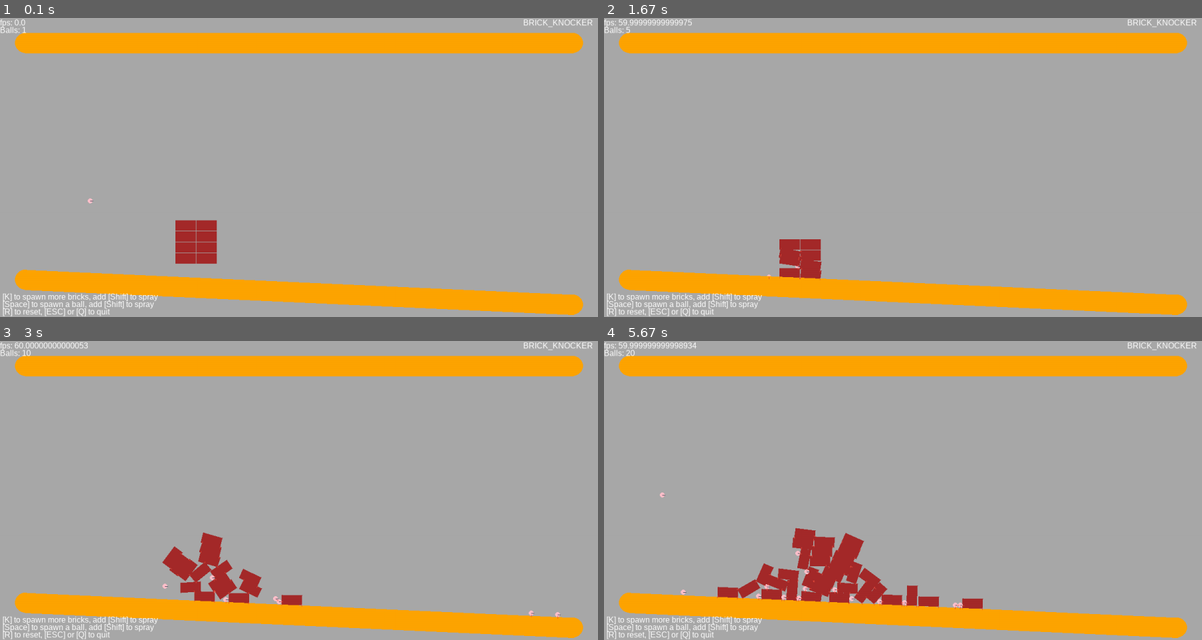
Above: before the commit, frames 1-4 (two rows, left to right).
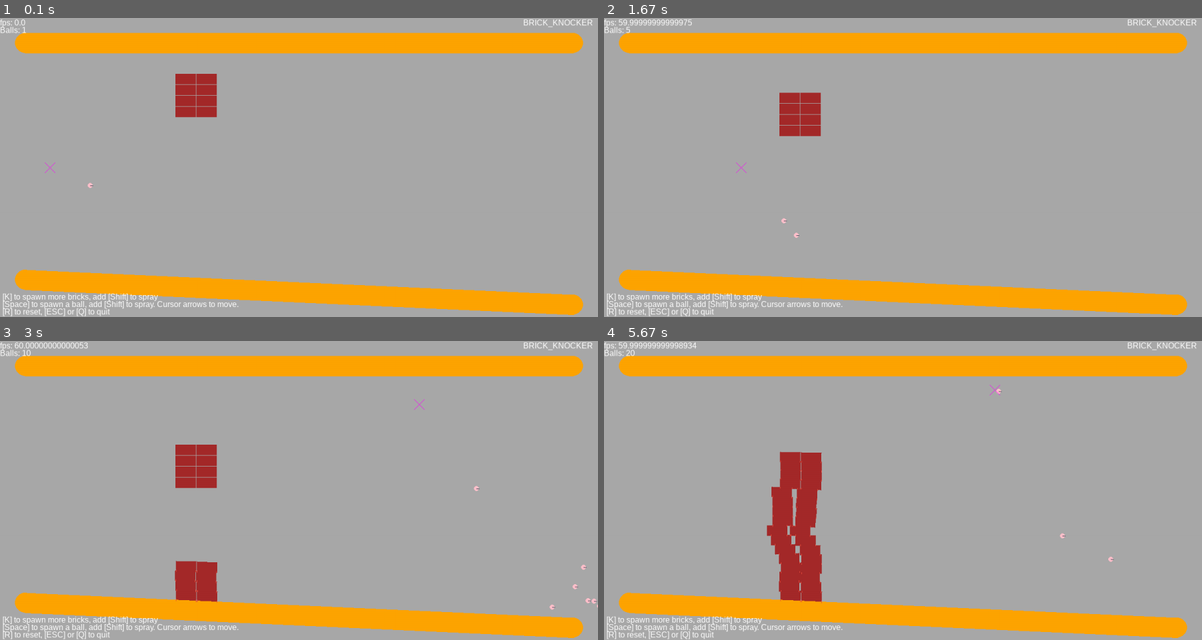
Above: after the commit, the same moments.

Repository: nrichards/pendulum2d
Game: pygame game, started from main.py
Two runs of this game, one before a commit and one after it. Both use one fixed random seed, a clock stepped at 60 frames per second and the inputs below.
Inputs:
- Up to frame 1 (0.1 s): no input
- Up to frame 2 (1.67 s): hold K 0.33-0.8 s; hold Right 0.33-0.8 s; hold D 0.83-1.3 s; hold Right 0.83-1.3 s; tap Space at 0.9, 1.2, 1.4 s; tap K at 0.98 s; hold R from 1.33 s (still down); hold Right from 1.33 s (still down)
- Up to frame 3 (3 s): tap Space at 1.7, 1.9, 2.2, 2.4, 2.73 s; release R at 1.8 s; release Right at 1.8 s; hold Right 1.83-2.3 s; hold Up 2.33-2.63 s; tap K at 2.48 s; hold Right from 2.67 s (still down)
- Up to frame 4 (5.67 s): tap Space at 3.03, 3.23, 3.53, 3.8, 4.13, 4.43, 4.57, 4.97, 5.27, 5.63 s; release Right at 3.13 s; hold Left 3.17-3.7 s; hold Down 3.73-4.03 s; tap K at 3.88, 5.05 s; hold Left 4.07-4.47 s; hold Up 4.5-4.87 s; hold Right 4.9-5.53 s; hold Down from 5.57 s (still down)

The runs differ from the first frame. In frame 1, 2.2% of the frame differs, in the area x 7-40%, y 18-97%; in frame 2, 2.0%; in frame 3, 2.9%; in frame 4, 5.6%, in the area x 9-86%, y 14-97%.

Commit message:
Add player & movement

Diff:
--- a/brick_knocker.py
+++ b/brick_knocker.py
@@ -2,6 +2,7 @@
 import sys
 import time
 from enum import Enum
+from enum import auto
 from typing import Union, Tuple
 
 import pygame
@@ -13,13 +14,20 @@
 Ideas
 - stochastic golf
   where you knock several hundred golf balls in order to see how many you need to reach the hole
+
+Improvements
+- modularize the entities and behaviors
+  entities: make it possible to spawn balls from arbitrary locations
+  behaviors: make it possible to attach player-movement to the balls, or the bricks
+- Camera system
+  HOWTO https://www.phind.com/search?cache=3dd266e2-5e53-4944-889f-4e84ba9141ff
 """
 
 PYGAME_COLOR_WHITE = pygame.Color("white")
 FONT_COLOR = PYGAME_COLOR_WHITE
 WIDTH, HEIGHT = 1200, 600
 DEFAULT_POSITION = 100, 300
-DEFAULT_DIRECTION = 1000, -600
+DEFAULT_DIRECTION = 1000, 600
 DIRECTION_TILT_RANGE_TUPLE = (-300, 300)
 DRAW_FPS = True
 COLLISION_TYPES = {
@@ -33,21 +41,49 @@
 CULL_POSITION = 10 * WIDTH  # NOTE: Removes any physics bodies positioned outside this coordinate (x or y)
 DEBUG_LOG = False
 DEBUG_CAPTURE_STATE = False
+MOVE_DAMPEN_FACTOR = 0.9
 
 
 class EventState(Enum):
-    Run = 1
-    Stop = 2
-    Restart = 3
-    SpawnBall = 4
-    SpawnBricks = 5
-    Debug = 10
+    MoveDown = auto()
+    MoveRight = auto()
+    MoveLeft = auto()
+    MoveUp = auto()
+    Run = auto()
+    Stop = auto()
+    Restart = auto()
+    SpawnBall = auto()
+    SpawnBricks = auto()
+    Debug = auto()
+
+
+DEFAULT_DRAWABLE_COLOR = pygame.color.THECOLORS.get("magenta")
+
+
+class Drawable:
+    def __init__(self, position=(0, 0)):
+        self.position = position
+
+    def draw(self, surface: pygame.Surface):
+        pygame.draw.line(surface, DEFAULT_DRAWABLE_COLOR,
+                         (self.position[0] - 10, self.position[1] - 10),
+                         (self.position[0] + 10, self.position[1] + 10))
+        pygame.draw.line(surface, DEFAULT_DRAWABLE_COLOR,
+                         (self.position[0] + 10, self.position[1] - 10),
+                         (self.position[0] - 10, self.position[1] + 10))
+
+
+class Player(Drawable):
+    def __init__(self, position=(0, 0)):
+        super().__init__(position)
 
 
 space = None
 state = []
+drawables = []
 sfx = {}
 ball_count = 0
+player = Player()
 
 
 class BlindSound:
@@ -102,7 +138,10 @@
     """
     remove_balls_bricks(space)
 
-    fire_ball(space)
+    player.position = DEFAULT_POSITION
+    drawables.append(player)
+
+    fire_ball(space, player.position)
 
     # Spawn bricks
 
@@ -151,17 +190,13 @@
     line_radius = 20
     wall_left = 50
     wall_right = WIDTH - 50
-    wall_bottom = 50
-    wall_top = HEIGHT - 50
+    wall_top = 50
+    wall_bottom = HEIGHT - 50
     static_lines = [
+        pymunk.Segment(space.static_body, (wall_left, wall_bottom - 25),
+                       (wall_right, wall_bottom + 25), line_radius),  # Bottom
         pymunk.Segment(space.static_body, (wall_left, wall_top),
-                       (wall_right, wall_top), line_radius),  # Top
-        # pymunk.Segment(space.static_body, (550, 550),
-        #               (550, 50), line_radius), # Right
-        # pymunk.Segment(space.static_body, (50, 550),
-        #               (50, 50), line_radius), # Left
-        pymunk.Segment(space.static_body, (wall_left, wall_bottom + 25),
-                       (wall_right, wall_bottom - 25), line_radius),  # Bottom
+                       (wall_right, wall_top), line_radius),  # Bottom
     ]
     for line in static_lines:
         line.color = pygame.Color("orange")
@@ -232,12 +267,14 @@
     return True
 
 
-def fire_ball(space):
+def fire_ball(space, position):
     tilt = random.randrange(*DIRECTION_TILT_RANGE_TUPLE)
     ball_direction = (DEFAULT_DIRECTION[0], DEFAULT_DIRECTION[1] + tilt)
+    if position is None:
+        position = DEFAULT_POSITION
     spawn_ball(
         space,
-        DEFAULT_POSITION,
+        position,
         ball_direction,
     )
 
@@ -249,8 +286,13 @@
 
     blit_text(font, screen, "BRICK_KNOCKER", (WIDTH - 150, 0))
     blit_text(font, screen, "[K] to spawn more bricks, add [Shift] to spray", (5, HEIGHT - 50))
-    blit_text(font, screen, "[Space] to spawn a ball, add [Shift] to spray", (5, HEIGHT - 35))
+    blit_text(font, screen, "[Space] to spawn a ball, add [Shift] to spray. Cursor arrows to move.", (5, HEIGHT - 35))
     blit_text(font, screen, "[R] to reset, [ESC] or [Q] to quit", (5, HEIGHT - 20))
+
+
+def draw_window(surface: pygame.Surface):
+    for d in drawables:
+        d.draw(surface)
 
 
 def blit_text(font, screen, text, position):
@@ -287,23 +329,31 @@
     for event in pygame.event.get():
         if event.type == pygame.QUIT:
             return [EventState.Stop]  # Terminal
-        elif event.type == pygame.KEYDOWN and (
-                event.key in [pygame.K_ESCAPE, pygame.K_q]
-        ):
-            return [EventState.Stop]  # Terminal
-        elif event.type == pygame.KEYDOWN and event.key == pygame.K_r:
-            return [EventState.Restart]  # Terminal
-        elif event.type == pygame.KEYDOWN and event.key == pygame.K_k:
-            result.append(EventState.SpawnBricks)
-        elif event.type == pygame.KEYDOWN and event.key == pygame.K_SPACE:
-            result.append(EventState.SpawnBall)
-        elif event.type == pygame.KEYDOWN and event.key == pygame.K_d:
-            result.append(EventState.Debug)
+        elif event.type == pygame.KEYDOWN:
+            if event.key in [pygame.K_ESCAPE, pygame.K_q]:
+                return [EventState.Stop]  # Terminal
+            elif event.key == pygame.K_r:
+                return [EventState.Restart]  # Terminal
+            elif event.key == pygame.K_k:
+                result.append(EventState.SpawnBricks)
+            elif event.key == pygame.K_SPACE:
+                result.append(EventState.SpawnBall)
+            elif event.key == pygame.K_d:
+                result.append(EventState.Debug)
 
     # Multi-events
+    keys = pygame.key.get_pressed()
+    if keys[pygame.K_LEFT]:
+        result.append(EventState.MoveLeft)
+    if keys[pygame.K_RIGHT]:
+        result.append(EventState.MoveRight)
+    if keys[pygame.K_UP]:
+        result.append(EventState.MoveUp)
+    if keys[pygame.K_DOWN]:
+        result.append(EventState.MoveDown)
+
     mods = pygame.key.get_mods()
     if mods & pygame.KMOD_SHIFT:
-        keys = pygame.key.get_pressed()
         if keys[pygame.K_SPACE]:
             result.append(EventState.SpawnBall)
         if keys[pygame.K_k]:
@@ -324,10 +374,10 @@
 
     # Physics stuff
     space = pymunk.Space()
-    space.gravity = (0, -900)
+    space.gravity = (0, 900)
     space.damping = 0.5
 
-    pymunk.pygame_util.positive_y_is_up = True
+    # pymunk.pygame_util.positive_y_is_up = True
     draw_options = pymunk.pygame_util.DrawOptions(screen)
 
     global state
@@ -335,6 +385,7 @@
     # Start game
     setup_level(space)
     last_time_culled = 0.0
+    move_dir = (0, 0)
 
     while running:
         # Cleanup any distant bodies
@@ -354,17 +405,29 @@
                 case EventState.Stop:
                     running = False
                 case EventState.SpawnBall:
-                    fire_ball(space)
+                    fire_ball(space, player.position)
                 case EventState.SpawnBricks:
                     spawn_bricks(space)
                 case EventState.Debug:
                     cleanup_bodies(space)
-
-        ### Clear screen
+                case EventState.MoveUp:
+                    move_dir = move_dir[0] + 0, move_dir[1] - 1
+                case EventState.MoveDown:
+                    move_dir = move_dir[0] + 0, move_dir[1] + 1
+                case EventState.MoveLeft:
+                    move_dir = move_dir[0] - 1, move_dir[1] + 0
+                case EventState.MoveRight:
+                    move_dir = move_dir[0] + 1, move_dir[1] + 0
+
+        # Move player
+        player.position = (player.position[0] + move_dir[0], player.position[1] + move_dir[1])
+
+        # Clear screen
         screen.fill(pygame.Color("darkgrey"))
 
-        ### Draw objects
+        # Draw objects
         space.debug_draw(draw_options)
+        draw_window(screen)
 
         if DEBUG_CAPTURE_STATE:
             state = []
@@ -372,12 +435,13 @@
                 s = "%s %s %s" % (x, x.body.position, x.body.velocity)
                 state.append(s)
 
-        ### Update physics
+        # Update physics
         fps = 60
         dt = 1.0 / fps
         space.step(dt)
-
-        ### Info and flip screen
+        move_dir = move_dir[0] * MOVE_DAMPEN_FACTOR, move_dir[1] * MOVE_DAMPEN_FACTOR
+
+        # Info and flip screen
         draw_hud(clock, font, screen)
 
         pygame.display.flip()
--- a/deformable.py
+++ /dev/null
@@ -1,157 +0,0 @@
-"""This is an example on how the autogeometry can be used for deformable
-terrain.
-"""
-__docformat__ = "reStructuredText"
-
-import sys
-
-import pygame
-from pygame.locals import *
-from pygame.color import *
-
-import pymunk
-from pymunk import Vec2d, BB
-import pymunk.pygame_util
-import pymunk.autogeometry
-
-
-def draw_helptext(screen):
-    font = pygame.font.Font(None, 16)
-    text = ["LMB(hold): Draw pink color",
-            "LMB(hold) + Shift: Create balls",
-            "g: Generate segments from pink color drawing",
-            "r: Reset",
-            ]
-    y = 5
-    for line in text:
-        text = font.render(line, 1, THECOLORS["black"])
-        screen.blit(text, (5, y))
-        y += 10
-
-
-def generate_geometry(surface, space):
-    for s in space.shapes:
-        if hasattr(s, "generated") and s.generated:
-            space.remove(s)
-
-    def sample_func(point):
-        try:
-            p = int(point.x), int(point.y)
-            color = surface.get_at(p)
-            return color.hsla[2]  # use lightness
-        except:
-            return 0
-
-    line_set = pymunk.autogeometry.PolylineSet()
-
-    def segment_func(v0, v1):
-        line_set.collect_segment(v0, v1)
-
-    pymunk.autogeometry.march_soft(
-        # BB(0, 0, 599, 599), 60, 60, 90, segment_func, sample_func)
-        BB(0, 0, 599, 599), 60, 60, 90, sample_func)
-
-    for polyline in line_set:
-        line = pymunk.autogeometry.simplify_curves(polyline, 1.)
-
-        for i in range(len(line) - 1):
-            p1 = line[i]
-            p2 = line[i + 1]
-            shape = pymunk.Segment(space.static_body, p1, p2, 1)
-            shape.friction = .5
-            shape.color = pygame.color.THECOLORS["red"]
-            shape.generated = True
-            space.add(shape)
-
-
-def main():
-    pygame.init()
-    screen = pygame.display.set_mode((600, 600))
-    clock = pygame.time.Clock()
-
-    space = pymunk.Space()
-    space.gravity = 0, 980
-    static = [
-        pymunk.Segment(space.static_body, (0, -50), (-50, 650), 5),
-        pymunk.Segment(space.static_body, (0, 650), (650, 650), 5),
-        pymunk.Segment(space.static_body, (650, 650), (650, -50), 5),
-        pymunk.Segment(space.static_body, (-50, -50), (650, -50), 5),
-    ]
-    for s in static:
-        s.collision_type = 1
-    # space.add(static)
-    [space.add(s) for s in static]
-
-    def pre_solve(arb, space, data):
-        s = arb.shapes[0]
-        space.remove(s.body, s)
-        return False
-
-    space.add_collision_handler(0, 1).pre_solve = pre_solve
-
-    terrain_surface = pygame.Surface((600, 600))
-    terrain_surface.fill(pygame.color.THECOLORS["white"])
-
-    color = pygame.color.THECOLORS["pink"]
-    pygame.draw.circle(terrain_surface, color, (450, 120), 100)
-    generate_geometry(terrain_surface, space)
-    for x in range(25):
-        mass = 1
-        moment = pymunk.moment_for_circle(mass, 0, 10)
-        body = pymunk.Body(mass, moment)
-        body.position = 450, 120
-        shape = pymunk.Circle(body, 10)
-        shape.friction = .5
-        space.add(body, shape)
-
-    draw_options = pymunk.pygame_util.DrawOptions(screen)
-    pymunk.pygame_util.positive_y_is_up = False
-
-    fps = 60
-    while True:
-        for event in pygame.event.get():
-            if event.type == QUIT or \
-                    event.type == KEYDOWN and (event.key in [K_ESCAPE, K_q]):
-                sys.exit(0)
-            elif event.type == pygame.MOUSEBUTTONDOWN and event.button == 3:
-                pass
-            elif event.type == KEYDOWN and event.key == K_r:
-                terrain_surface.fill(pygame.color.THECOLORS["white"])
-                for s in space.shapes:
-                    if hasattr(s, "generated") and s.generated:
-                        space.remove(s)
-
-            elif event.type == KEYDOWN and event.key == K_g:
-                generate_geometry(terrain_surface, space)
-
-            elif event.type == KEYDOWN and event.key == K_p:
-                pygame.image.save(screen, "deformable.png")
-
-        if pygame.mouse.get_pressed()[0]:
-            if pygame.key.get_mods() & KMOD_SHIFT:
-                mass = 1
-                moment = pymunk.moment_for_circle(mass, 0, 10)
-                body = pymunk.Body(mass, moment)
-                body.position = event.pos
-                shape = pymunk.Circle(body, 10)
-                shape.friction = .5
-                space.add(body, shape)
-            else:
-                color = pygame.color.THECOLORS["pink"]
-                pos = pygame.mouse.get_pos()
-                pygame.draw.circle(terrain_surface, color, pos, 25)
-
-        space.step(1. / fps)
-
-        screen.fill(pygame.color.THECOLORS["white"])
-        screen.blit(terrain_surface, (0, 0))
-        space.debug_draw(draw_options)
-        draw_helptext(screen)
-        pygame.display.flip()
-
-        clock.tick(fps)
-        pygame.display.set_caption("fps: " + str(clock.get_fps()))
-
-
-if __name__ == '__main__':
-    sys.exit(main())
--- /dev/null
+++ b/hudson/main.py
@@ -0,0 +1,112 @@
+# Imports
+import sys;
+import pygame as ge
+
+# Starting(Initializing) the Scene
+ge.init()
+
+# Defining how fast the game should be
+fps = 60
+fpsClock = ge.time.Clock()
+
+# Setting up the game display
+width, height = 640, 480
+screen = ge.display.set_mode((width, height))
+
+icon = ge.image.load('placeholder.png')
+ge.display.set_icon(icon)
+
+font = ge.font.SysFont('Arial', 40)
+
+# Time to define those Menu Buttons
+objects = []
+
+
+class Button():
+    def __init__(self, x, y, width, height, buttonText='Button', onclickFunction=None, onePress=False):
+        # Defining the button sizes
+        self.x = x
+        self.y = y
+        self.width = width
+        self.height = height
+
+        # Defining variables for button functions
+        self.onclickFunction = onclickFunction
+        self.onePress = onePress
+
+        # Defining the buttons' swaggy look
+        self.fillColors = {
+            'normal': '#ffffff',
+            'hover': '#666666',
+            'pressed': '#333333',
+        }
+
+        # Set the Buttons' size
+        self.buttonSurface = ge.Surface((self.width, self.height))
+        self.buttonRect = ge.Rect(self.x, self.y, self.width, self.height)
+
+        self.buttonSurf = font.render(buttonText, True, (20, 20, 20))
+
+        # Setting some of the variables
+        self.alreadyPressed = False
+
+        # Clearing the object so it doesn't keep getting set to the same shit
+        objects.append(self)
+
+    # Start making the button work
+    def process(self):
+
+        # Get the mouse to work
+        mousePos = ge.mouse.get_pos()
+
+        # Use those swaggy looks on our buttons
+        self.buttonSurface.fill(self.fillColors['normal'])
+        if self.buttonRect.collidepoint(mousePos):
+            self.buttonSurface.fill(self.fillColors['hover'])
+
+            if ge.mouse.get_pressed(num_buttons=3)[0]:
+                self.buttonSurface.fill(self.fillColors['pressed'])
+
+                # If button is pressed do thingies
+                if self.onePress:
+                    self.onclickFunction()
+
+
+                # If not pressed, don't do crap
+                elif not self.alreadyPressed:
+                    self.onclickFunction()
+                    self.alreadyPressed = True
+
+            # To allow you to reclick
+            else:
+                self.alreadyPressed = False
+
+        # Making sure the Buttons' Dimensions are correct
+        self.buttonSurface.blit(self.buttonSurf, [
+            self.buttonRect.width / 2 - self.buttonSurf.get_rect().width / 2,
+            self.buttonRect.height / 2 - self.buttonSurf.get_rect().height / 2
+        ])
+        screen.blit(self.buttonSurface, self.buttonRect)
+
+
+# Maximizing the screen
+def Maximize():
+    screen = ge.display.set_mode((0, 0), ge.FULLSCREEN)
+
+
+# Making the button, When the button is clicked maximize the screen
+maximizeButton = Button(30, 30, 400, 100, 'Maximize Screen', Maximize)
+
+# Game Events/Quitting
+while True:
+    screen.fill((20, 20, 20))
+    for event in ge.event.get():
+        if event.type == ge.QUIT:
+            ge.quit()
+            sys.exit()
+
+    for object in objects:
+        object.process()
+
+    ge.display.flip()
+    fpsClock.tick(fps)
--- /dev/null
+++ b/old/sooj.py
@@ -0,0 +1,65 @@
+import pygame
+import pymunk
+import pymunk.pygame_util
+
+pygame.init()
+
+WIDTH = 600
+HEIGHT = 800
+
+display = pygame.display.set_mode((WIDTH,HEIGHT))
+clock = pygame.time.Clock()
+space = pymunk.Space()
+space.gravity = (0, 300)
+FPS = 120
+
+def game():
+    # The brick
+    spawn_ball()
+
+    # Walls
+    line_radius = 20
+    wall_left = 50
+    wall_right = WIDTH - 50
+    wall_bottom = 50
+    wall_top = HEIGHT - 50
+    static_lines = [
+        pymunk.Segment(space.static_body, (wall_left, wall_top + 50),
+                       (wall_right, wall_top), line_radius),  # Top
+    ]
+    for line in static_lines:
+        line.color = pygame.Color("orange")
+        line.elasticity = 1.0
+        line.friction = 0.62
+    space.add(*static_lines)
+
+    # Utility
+    options = pymunk.pygame_util.DrawOptions(display)
+
+    while True:
+        for event in pygame.event.get():
+            if event.type == pygame.QUIT:
+                return
+            elif event.type == pygame.KEYDOWN and (
+                    event.key in [pygame.K_SPACE]):
+                spawn_ball()
+
+        # YOUR CODE HERE
+        display.fill(pygame.Color("white"))
+        space.debug_draw(options)
+        pygame.display.update()
+        clock.tick(FPS)
+        space.step(1/FPS)
+
+
+def spawn_ball():
+    brick_body = pymunk.Body(body_type=pymunk.Body.DYNAMIC)
+    brick_body.position = 300, 100
+    brick_shape = pymunk.Poly.create_box(brick_body, (20, 10))
+    brick_shape.color = pygame.Color("pink")
+    brick_shape.mass = 1
+    space.add(brick_body, brick_shape)
+
+
+game()
+pygame.quit()
--- a/pym_homepage_ex.py
+++ /dev/null
@@ -1,46 +0,0 @@
-import pymunk               # Import pymunk..
-import pymunk.pygame_util
-
-import pygame
-pygame.init()
-screen = pygame.display.set_mode((600, 600))
-clock = pygame.time.Clock()
-
-pymunk.pygame_util.positive_y_is_up = True
-
-space = pymunk.Space()      # Create a Space which contain the simulation
-# space.gravity = 0,-981      # Set its gravity
-space.gravity = 0,-20      # Set its gravity
-
-body = pymunk.Body(body_type=pymunk.Body.DYNAMIC)        # Create a Body
-body.position = 50,100      # Set the position of the body
-
-poly = pymunk.Poly.create_box(body) # Create a box shape and attach to body
-poly.mass = 10              # Set the mass on the shape
-space.add(body, poly)       # Add both body and shape to the simulation
-
-print_options = pymunk.SpaceDebugDrawOptions() # For easy printing
-
-for _ in range(100):        # Run simulation 100 steps in total
-    space.step(0.02)        # Step the simulation one step forward
-    space.debug_draw(print_options) # Print the state of the simulation
-
-draw_options = pymunk.pygame_util.DrawOptions(screen)
-
-running = True
-while running:
-    for event in pygame.event.get():
-        if event.type == pygame.QUIT:
-            running = False
-
-    ### Clear screen
-    screen.fill(pygame.Color("darkgrey"))
-    space.debug_draw(draw_options)
-
-    ### Update physics
-    fps = 60
-    dt = 1.0 / fps
-    space.step(dt)
-
-    pygame.display.flip()
-    clock.tick(fps)
